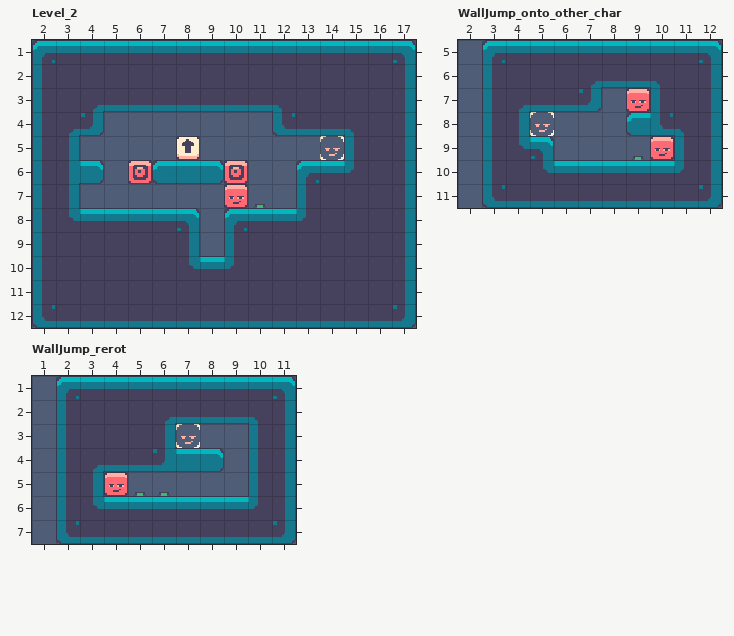
Level history. LDtk project: assets/world.ldtk. This is how it looked before the edit.
Cells are 16x16 px. Shown: Level_2 x 2..17, y 1..12; WallJump_onto_other_char x 2..12, y 5..11; WallJump_rerot x 1..11, y 1..7. The commit also changed other parts of the map, which this record leaves out. The old version is drawn lined up with the new one.
And afterwards:
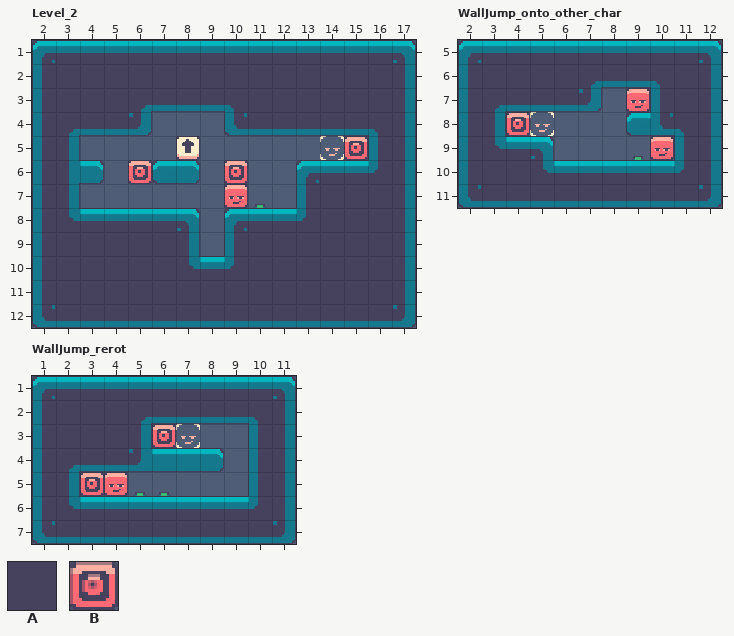
Key: from "IntGrid": A 1 "block", B 6 "disable".
_ is an empty cell.
Diff:
Level_2: map size 18x14 -> 19x14 cells (old content now starts at 1,0; both pictures use the new coordinates)
WallJump_rerot: map size 12x9 -> 13x9 cells (old content now starts at 1,0; both pictures use the new coordinates)
Layer "IntGrid", Level_2:
The author put tile A in row 4 at x 5 to 6 and 10 to 11.
Tile A becomes tile B in row 5 at x 15.
The author cleared tile A in row 6 at x 9.
Layer "IntGrid", WallJump_onto_other_char:
The author put tile A in rows 5 to 11 at x 2.
Tile A becomes tile B in row 8 at x 4.
Layer "IntGrid", WallJump_rerot:
The author put tile A in rows 1 to 7 at x 1.
Tile A becomes tile B in row 3 at x 6; in row 5 at x 3.
